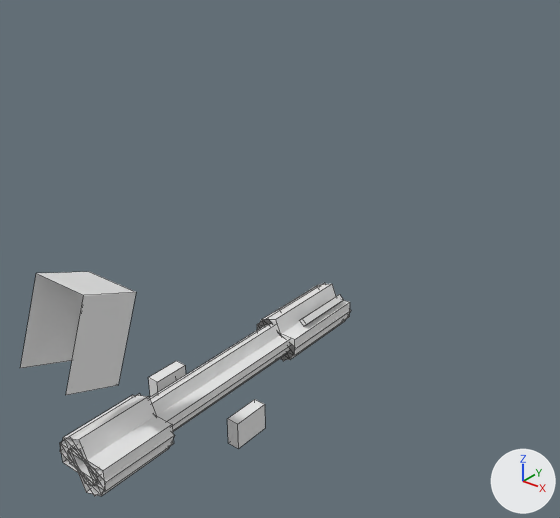
Two versions of the OBJ model src/main/resources/assets/mareeletrica/models/block/paint_famas_view_1.obj, one commit apart.
Camera for both pictures: a 50 mm lens placed at (1.011, -0.526, 0.984), pointed at (0.458, 0.165, 0.556). The axes (+X, +Y, +Z) are drawn at lower right. The lights are the same throughout. The first picture is the older version. Mesh edges are drawn as thin lines. Where no turn or scale is listed for an object, it has been applied to the vertices. Vertices at exactly the same position are counted once.

Names of what the first picture shows: 'paint_famas_view_1'.
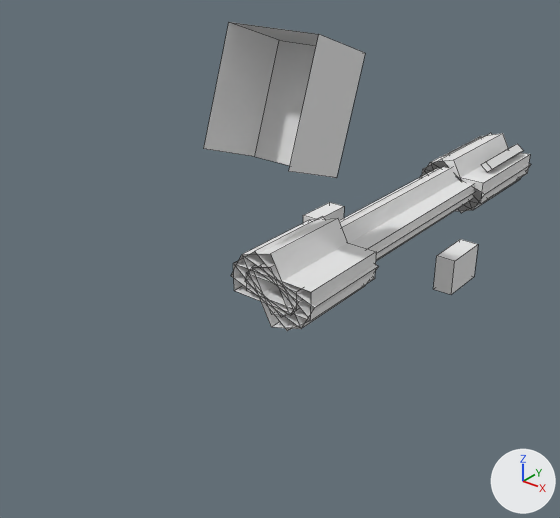
What differs and where, as boxes [x1, y1, x2, y2] in the pictures (560 x 518 px; the box of a moved part takes in the faces that stretch with it):
'paint_famas_view_1', reshaped (38% taller)
    before: [20, 272, 351, 496]
    after: [204, 22, 531, 331]
part 1 of me_paint_famas_view_1, moved or reshaped
    before: [20, 272, 136, 395]
    after: [204, 22, 365, 178]
part 2 of me_paint_famas_view_1, moved or reshaped
    before: [68, 324, 289, 486]
    after: [233, 216, 376, 331]
part 3 of me_paint_famas_view_1, moved or reshaped
    before: [300, 294, 343, 326]
    after: [481, 144, 524, 172]
part 4 of me_paint_famas_view_1, moved or reshaped
    before: [306, 322, 343, 348]
    after: [486, 179, 519, 201]
part 5 of me_paint_famas_view_1, moved or reshaped
    before: [279, 286, 317, 310]
    after: [447, 137, 482, 155]
part 6 of me_paint_famas_view_1, moved or reshaped
    before: [257, 283, 350, 361]
    after: [422, 133, 530, 213]
part 7 of me_paint_famas_view_1, moved or reshaped
    before: [256, 284, 351, 360]
    after: [421, 133, 531, 211]
part 8 of me_paint_famas_view_1, added
    after: [433, 239, 478, 295]
part 9 of me_paint_famas_view_1, added
    after: [303, 202, 344, 223]
part 10 of me_paint_famas_view_1, deleted
    before: [60, 325, 290, 496]
part 11 of me_paint_famas_view_1, added
    after: [231, 167, 475, 329]

Patch to the scene script:
```diff
--- a/src/main/resources/assets/mareeletrica/models/block/paint_famas_view_1.obj.py
+++ b/src/main/resources/assets/mareeletrica/models/block/paint_famas_view_1.obj.py
@@ me_paint_famas_view_1 @@
 # used by ob_paint_famas_view_1; location = (0.0, 0.0, 0.0)
-me_paint_famas_view_1.from_pydata(...)  # 168 vertices, 130 faces; spans x 0.432..0.568, y -0.217..0.224, z 0.444..0.678
+me_paint_famas_view_1.from_pydata(...)  # 164 vertices, 130 faces; spans x 0.377..0.623, y 0.054..0.729, z 0.494..0.852
+# me_paint_famas_view_1 part 1: the loose piece of 8 vertices spanning x 0.468..0.532, y -0.217..-0.131, z 0.575..0.678 is scaled about its middle by (1.81, 1.53, 1.53), then moved by (0.0, 0.293, 0.147)
+# me_paint_famas_view_1 part 2: the loose piece of 12 vertices spanning x 0.479..0.521, y -0.189..0.193, z 0.463..0.501 is scaled about its middle by (2.79, 0.354, 2.36), then moved by (0.0, 0.162, 0.07)
+# me_paint_famas_view_1 part 3: the loose piece of 8 vertices spanning x 0.514..0.525, y 0.134..0.214, z 0.495..0.505 is scaled about its middle by (1.81, 1.53, 1.53), then moved by (0.016, 0.478, 0.08)
+# me_paint_famas_view_1 part 4: the loose piece of 8 vertices spanning x 0.514..0.525, y 0.134..0.214, z 0.459..0.47 is scaled about its middle by (1.81, 1.53, 1.53), then moved by (0.016, 0.478, 0.061)
+# me_paint_famas_view_1 part 5: the loose piece of 8 vertices spanning x 0.475..0.486, y 0.134..0.214, z 0.495..0.505 is scaled about its middle by (1.81, 1.53, 1.53), then moved by (-0.016, 0.478, 0.08)
+# me_paint_famas_view_1 part 6: the loose piece of 12 vertices spanning x 0.471..0.529, y 0.105..0.222, z 0.456..0.509 is scaled about its middle by (1.81, 1.53, 1.53), then moved by (0.0, 0.473, 0.07)
+# me_paint_famas_view_1 part 7: the loose piece of 12 vertices spanning x 0.469..0.531, y 0.105..0.222, z 0.454..0.511 is scaled about its middle by (1.81, 1.53, 1.53), then moved by (0.0, 0.473, 0.07)
+# me_paint_famas_view_1 part 8: a new loose piece, a box spanning x 0.597..0.623, y 0.321..0.389, z 0.494..0.544, in mat_paint (its picture is missing)
+# me_paint_famas_view_1 part 9: a new loose piece, a box spanning x 0.377..0.403, y 0.321..0.389, z 0.494..0.544, in mat_paint (its picture is missing)
+# me_paint_famas_view_1 part 10: 8 loose pieces with 68 vertices, spanning x 0.432..0.568, y -0.189..0.193, z 0.444..0.514, are deleted
+# me_paint_famas_view_1 part 11
+# 22 vertices are added at x 0.437..0.563, y 0.096..0.681, z 0.504..0.601
+# 12 new vertices lie (0.0, 0.585, 0.0) away from vertices in x 0.462..0.538, y 0.096, z 0.521..0.584
+# 6 new vertices lie (0.0, 0.135, 0.0) away from vertices in x 0.437..0.563, y 0.096, z 0.504..0.601
+# 30 new faces join them
+# other edits to the shape of me_paint_famas_view_1 do not show in these pictures
 me_paint_famas_view_1.materials.append(mat_paint)
```
